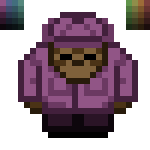
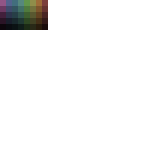
Revision of a layered 150px x 150px image; what changed, layer by layer:
painted on "Layer 2" over [24, 0, 150, 30]
removed layer "Layer 3" over [18, 12, 138, 138]
